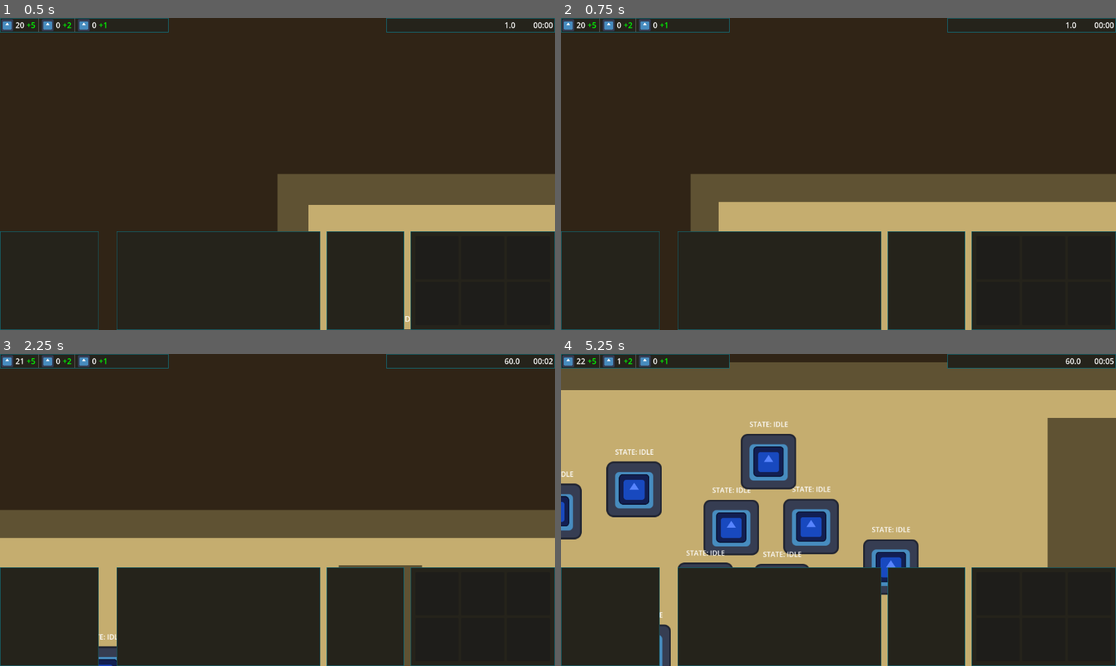
Above: before the commit, frames 1-4 (two rows, left to right).
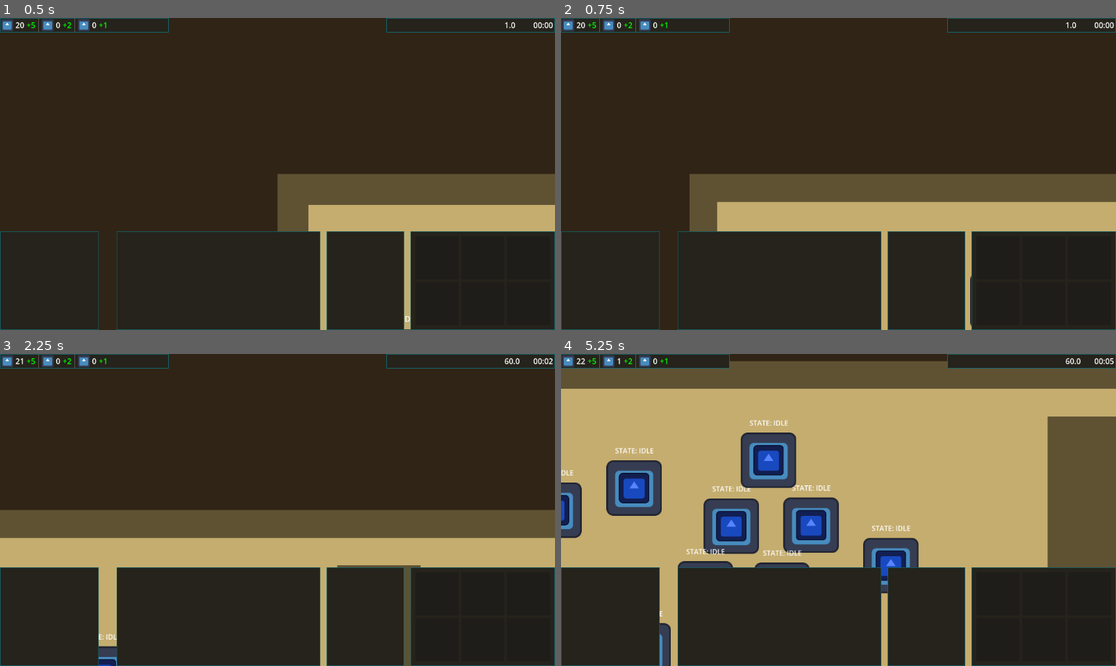
Above: after the commit, the same moments.

Repository: rmichaluszek/rts-project
Game: Godot game, scene res://main/game.tscn
The game is run twice, just before and just after one commit, with the same random seed, the same clock (stepped at 60 frames per second) and the same inputs. The engine's default icon, where the game draws it, is replaced by a stand-in: a white triangle on a blue panel in a dark square.
Inputs (mouse positions are in pixels of both pictures, inside the frame that each line leads up to):
- Up to frame 1 (0.5 s): no input
- Up to frame 2 (0.75 s): tap Enter at 0.5 s; move the mouse to (960, 158) at 0.52 s; hold Right (ui_right) from 0.53 s (still down); tap Mouse wheel down (scroll_down) at 0.6 s; click (960, 158) at 0.67 s
- Up to frame 3 (2.25 s): tap Mouse wheel up (scroll_up) at 0.8 s; release Right (ui_right) at 1.25 s; drag from (166, 525) to (249, 572) at 1.27 s; move the mouse to (333, 441) at 2.02 s; hold Right (ui_right) from 2.03 s (still down); tap Mouse wheel down (scroll_down) at 2.1 s; click (333, 441) at 2.17 s
- Up to frame 4 (5.25 s): tap Mouse wheel up (scroll_up) at 2.3, 3.8 s; release Right (ui_right) at 2.75 s; tap Space at 2.75 s; drag from (810, 572) to (672, 463) at 2.77 s; move the mouse to (1005, 556) at 3.52 s; hold Left (ui_left) 3.53-4.25 s; tap Mouse wheel down (scroll_down) at 3.6, 5.1 s; click (1005, 556) at 3.67 s; drag from (672, 463) to (755, 432) at 4.27 s; move the mouse to (866, 510) at 5.02 s; hold Down (ui_down) from 5.03 s (still down); click (866, 510) at 5.17 s

Frame 1 is identical in both runs. In frame 2, 0.1% of the frame differs, in the area x 23-74%, y 50-99%; in frame 3, less than 0.1%; in frame 4, 3.2%, in the area x 0-100%, y 2-92%.

Commit message:
Moved zoom logic to be ignored when scrolling on controls

Diff:
--- a/main/camera.gd
+++ b/main/camera.gd
@@ -13,6 +13,18 @@
 var selecting: bool = false
 var select_start: Vector2
 
+
+func _ready() -> void:
+	set_process_unhandled_input(true)
+
+func _unhandled_input(event):
+	# zoom
+
+	if event is InputEventMouseButton:
+		if event.button_index == MOUSE_BUTTON_WHEEL_DOWN and event.pressed:
+			self.zoom = (self.zoom - Vector2(zoom_step, zoom_step)).clamp(Vector2(min_zoom, min_zoom), Vector2(max_zoom, max_zoom))
+		elif event.button_index == MOUSE_BUTTON_WHEEL_UP and event.pressed:
+			self.zoom = (self.zoom + Vector2(zoom_step, zoom_step)).clamp(Vector2(min_zoom, min_zoom), Vector2(max_zoom, max_zoom))
 
 func _input(event):
 
@@ -84,11 +96,3 @@
 	if self.position.y < camera_safezone.y: self.position.y = camera_safezone.y
 	if self.position.x > camera_safezone.z: self.position.x = camera_safezone.z
 	if self.position.y > camera_safezone.w: self.position.y = camera_safezone.w
-
-
-	# zoom
-
-	if Input.is_action_just_pressed("scroll_down"):
-		self.zoom = (self.zoom - Vector2(zoom_step, zoom_step)).clamp(Vector2(min_zoom, min_zoom), Vector2(max_zoom, max_zoom))
-	elif Input.is_action_just_pressed("scroll_up"):
-		self.zoom = (self.zoom + Vector2(zoom_step, zoom_step)).clamp(Vector2(min_zoom, min_zoom), Vector2(max_zoom, max_zoom))
